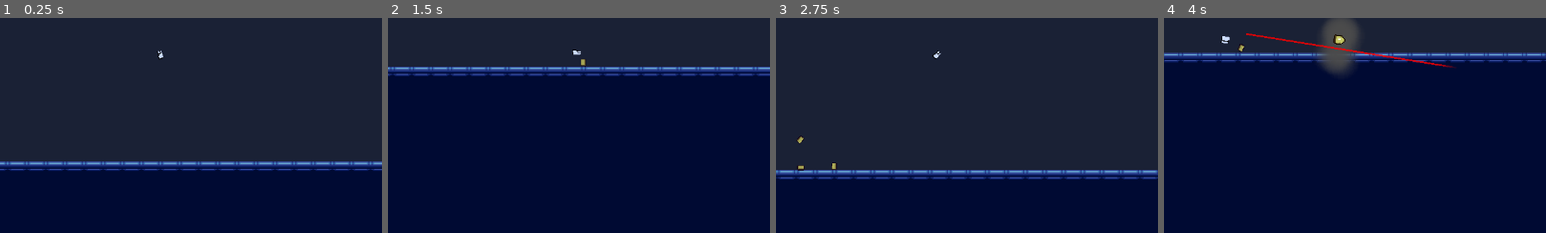
Above: before the commit, frames 1-4 (left to right).
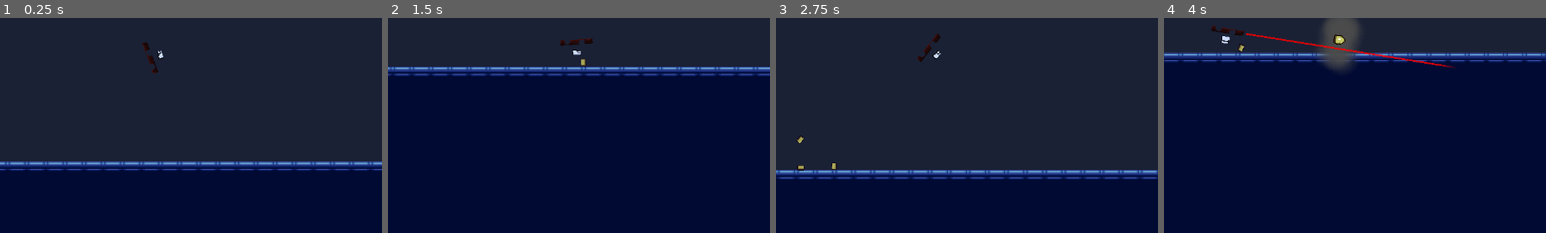
Above: after the commit, the same moments.

Repository: GamesFromANobody/JumpGun
Game: Godot game, scene res://Scenes/Levels/level_grodis2.tscn
The game is run twice, just before and just after one commit, with the same random seed, the same clock (stepped at 60 frames per second) and the same inputs. This scene is started directly instead of the project's main scene.
Inputs (mouse positions are % of the whole screen's width and height, from its top left):
- Up to frame 1 (0.25 s): no input
- Up to frame 2 (1.5 s): move the mouse to (72, 45) at 0.52 s; press the mouse at (72, 45) at 0.53 s; move the mouse to (30, 55) at 1.27 s; release the mouse at (30, 55) at 1.28 s; right-click (30, 55) at 1.35 s
- Up to frame 3 (2.75 s): click (30, 55) at 1.55 s; move the mouse to (60, 28) at 2.02 s; press the mouse at (60, 28) at 2.03 s
- Up to frame 4 (4 s): move the mouse to (45, 70) at 2.77 s; release the mouse at (45, 70) at 2.78 s; click (45, 70) at 2.85 s; move the mouse to (80, 65) at 3.52 s; hold Right mouse button (aimSlowdown) from 3.53 s (still down); click (80, 65) at 3.8 s
The pictures show only the part of the screen within x 29-79%, y 41-91%; the shares and areas given below are measured in that part.

The runs differ from the first frame. In frame 1, 0.1% of the frame differs, in the area x 37-42%, y 11-26%; in frame 2, 0.1%; in frame 3, 0.1%; in frame 4, 0.2%, in the area x 12-45%, y 3-26%.

Commit message:
Animation bullet update

Diff:
--- a/jumpgun/Scenes/Objects/acid_pit.tscn
+++ b/jumpgun/Scenes/Objects/acid_pit.tscn
@@ -7,7 +7,7 @@
 size = Vector2(16, 14)
 
 [node name="Acid Pit" type="Area2D"]
-collision_mask = 5
+collision_mask = 133
 script = ExtResource("1_gc2ir")
 
 [node name="CollisionShape2D" type="CollisionShape2D" parent="."]
--- a/jumpgun/Scenes/Projectiles/bullet.tscn
+++ b/jumpgun/Scenes/Projectiles/bullet.tscn
@@ -6,6 +6,9 @@
 [sub_resource type="CapsuleShape2D" id="CapsuleShape2D_ygnhe"]
 radius = 4.0
 height = 10.0
+
+[sub_resource type="CircleShape2D" id="CircleShape2D_x67gn"]
+radius = 20.0
 
 [node name="Bullet" type="Area2D"]
 collision_layer = 16
@@ -24,4 +27,11 @@
 target_position = Vector2(20, 0)
 collision_mask = 2
 
+[node name="AOE" type="Area2D" parent="."]
+collision_layer = 16
+collision_mask = 12
+
+[node name="CollisionShape2D" type="CollisionShape2D" parent="AOE"]
+shape = SubResource("CircleShape2D_x67gn")
+
 [connection signal="body_entered" from="." to="." method="_on_body_entered"]
--- a/jumpgun/Scenes/player.tscn
+++ b/jumpgun/Scenes/player.tscn
@@ -1,10 +1,169 @@
-[gd_scene load_steps=6 format=3 uid="uid://cbjntngcsfkmj"]
+[gd_scene load_steps=12 format=3 uid="uid://cbjntngcsfkmj"]
 
 [ext_resource type="Script" path="res://Scripts/player.gd" id="1_dvgqa"]
 [ext_resource type="PackedScene" uid="uid://counsjax6jdx4" path="res://Scenes/Particles/shotgun_smoke.tscn" id="2_xtojg"]
-[ext_resource type="Texture2D" uid="uid://bf8wik7pjp7ho" path="res://Import/Textures/Characters/gun-shoot.png" id="3_j0ax0"]
+[ext_resource type="Texture2D" uid="uid://dhn4rk3vndth8" path="res://Import/Textures/Characters/Pistols/glock18-base.png" id="3_tr34p"]
 [ext_resource type="PackedScene" uid="uid://ck8fw6x7e6mjo" path="res://Scenes/UI/hud.tscn" id="4_01w15"]
+[ext_resource type="Texture2D" uid="uid://b8025fuyrfmib" path="res://Import/Textures/Characters/Pistols/glock18-greyscale.png" id="4_a1548"]
 [ext_resource type="Texture2D" uid="uid://2qy753ggpfnh" path="res://Import/Textures/Lights/laserSight.png" id="4_y8v18"]
+
+[sub_resource type="Animation" id="Animation_tppsa"]
+length = 0.001
+tracks/0/type = "value"
+tracks/0/imported = false
+tracks/0/enabled = true
+tracks/0/path = NodePath("Gun:frame")
+tracks/0/interp = 1
+tracks/0/loop_wrap = true
+tracks/0/keys = {
+"times": PackedFloat32Array(0),
+"transitions": PackedFloat32Array(1),
+"update": 1,
+"values": [0]
+}
+tracks/1/type = "value"
+tracks/1/imported = false
+tracks/1/enabled = true
+tracks/1/path = NodePath("Gun/Color:frame")
+tracks/1/interp = 1
+tracks/1/loop_wrap = true
+tracks/1/keys = {
+"times": PackedFloat32Array(0),
+"transitions": PackedFloat32Array(1),
+"update": 1,
+"values": [0]
+}
+tracks/2/type = "value"
+tracks/2/imported = false
+tracks/2/enabled = true
+tracks/2/path = NodePath("ShotSmoke:emitting")
+tracks/2/interp = 1
+tracks/2/loop_wrap = true
+tracks/2/keys = {
+"times": PackedFloat32Array(0),
+"transitions": PackedFloat32Array(1),
+"update": 1,
+"values": [false]
+}
+
+[sub_resource type="Animation" id="Animation_lptx0"]
+resource_name = "Idle"
+length = 0.0333367
+tracks/0/type = "value"
+tracks/0/imported = false
+tracks/0/enabled = true
+tracks/0/path = NodePath("Gun:frame")
+tracks/0/interp = 1
+tracks/0/loop_wrap = true
+tracks/0/keys = {
+"times": PackedFloat32Array(0),
+"transitions": PackedFloat32Array(1),
+"update": 1,
+"values": [0]
+}
+tracks/1/type = "value"
+tracks/1/imported = false
+tracks/1/enabled = true
+tracks/1/path = NodePath("Gun/Color:frame")
+tracks/1/interp = 1
+tracks/1/loop_wrap = true
+tracks/1/keys = {
+"times": PackedFloat32Array(0),
+"transitions": PackedFloat32Array(1),
+"update": 1,
+"values": [0]
+}
+
+[sub_resource type="Animation" id="Animation_ne0a6"]
+resource_name = "Shoot_Generic"
+length = 0.0888911
+step = 0.0222222
+tracks/0/type = "value"
+tracks/0/imported = false
+tracks/0/enabled = true
+tracks/0/path = NodePath("Gun:frame")
+tracks/0/interp = 1
+tracks/0/loop_wrap = true
+tracks/0/keys = {
+"times": PackedFloat32Array(0, 0.0222222, 0.0444444, 0.0666667),
+"transitions": PackedFloat32Array(1, 1, 1, 1),
+"update": 1,
+"values": [3, 4, 5, 0]
+}
+tracks/1/type = "value"
+tracks/1/imported = false
+tracks/1/enabled = true
+tracks/1/path = NodePath("Gun/Color:frame")
+tracks/1/interp = 1
+tracks/1/loop_wrap = true
+tracks/1/keys = {
+"times": PackedFloat32Array(0, 0.0222222, 0.0444444, 0.0666667),
+"transitions": PackedFloat32Array(1, 1, 1, 1),
+"update": 1,
+"values": [3, 4, 5, 0]
+}
+tracks/2/type = "method"
+tracks/2/imported = false
+tracks/2/enabled = true
+tracks/2/path = NodePath(".")
+tracks/2/interp = 1
+tracks/2/loop_wrap = true
+tracks/2/keys = {
+"times": PackedFloat32Array(0.0222222),
+"transitions": PackedFloat32Array(1),
+"values": [{
+"args": [],
+"method": &"spawnCasing"
+}]
+}
+tracks/3/type = "value"
+tracks/3/imported = false
+tracks/3/enabled = true
+tracks/3/path = NodePath("ShotSmoke:emitting")
+tracks/3/interp = 1
+tracks/3/loop_wrap = true
+tracks/3/keys = {
+"times": PackedFloat32Array(0),
+"transitions": PackedFloat32Array(1),
+"update": 1,
+"values": [true]
+}
+
+[sub_resource type="Animation" id="Animation_tesyg"]
+resource_name = "Aim_Generic"
+length = 0.0333367
+tracks/0/type = "value"
+tracks/0/imported = false
+tracks/0/enabled = true
+tracks/0/path = NodePath("Gun:frame")
+tracks/0/interp = 1
+tracks/0/loop_wrap = true
+tracks/0/keys = {
+"times": PackedFloat32Array(0),
+"transitions": PackedFloat32Array(1),
+"update": 1,
+"values": [6]
+}
+tracks/1/type = "value"
+tracks/1/imported = false
+tracks/1/enabled = true
+tracks/1/path = NodePath("Gun/Color:frame")
+tracks/1/interp = 1
+tracks/1/loop_wrap = true
+tracks/1/keys = {
+"times": PackedFloat32Array(0),
+"transitions": PackedFloat32Array(1),
+"update": 1,
+"values": [6]
+}
+
+[sub_resource type="AnimationLibrary" id="AnimationLibrary_77ow3"]
+_data = {
+"Aim_Generic": SubResource("Animation_tesyg"),
+"Idle_Generic": SubResource("Animation_lptx0"),
+"RESET": SubResource("Animation_tppsa"),
+"Shoot_Generic": SubResource("Animation_ne0a6")
+}
 
 [node name="Player" type="RigidBody2D"]
 process_mode = 1
@@ -13,17 +172,30 @@
 angular_damp = 10.0
 script = ExtResource("1_dvgqa")
 
+[node name="GunAnimations" type="AnimationPlayer" parent="."]
+libraries = {
+"": SubResource("AnimationLibrary_77ow3")
+}
+
 [node name="ShotSmoke" parent="." instance=ExtResource("2_xtojg")]
 self_modulate = Color(0.470076, 0.470076, 0.470076, 1)
-position = Vector2(30, -5)
+position = Vector2(30, -8)
 initial_velocity_min = 600.0
 initial_velocity_max = 700.0
 
 [node name="Gun" type="Sprite2D" parent="."]
 position = Vector2(0, -1)
 scale = Vector2(0.7, 0.7)
-texture = ExtResource("3_j0ax0")
+texture = ExtResource("3_tr34p")
 hframes = 3
+vframes = 3
+
+[node name="Color" type="Sprite2D" parent="Gun"]
+modulate = Color(0.58, 0.1508, 0.1508, 1)
+scale = Vector2(1, 1)
+texture = ExtResource("4_a1548")
+hframes = 3
+vframes = 3
 
 [node name="LaserSight" type="Sprite2D" parent="Gun"]
 self_modulate = Color(1, 0, 0, 1)
@@ -31,6 +203,7 @@
 texture = ExtResource("4_y8v18")
 
 [node name="CollisionBox" type="CollisionPolygon2D" parent="."]
+visible = false
 polygon = PackedVector2Array(-6, 11, -12, 11, -15, 8, -15, 6, -11, 0, -11, -5, -13, -6, -13, -11, -11, -12, 14, -12, 17, -10, 17, -6, 14, -4, 7, -4, 7, 0, 5, 1, -3, 1, -5, 6)
 
 [node name="Camera2D" type="Camera2D" parent="."]
@@ -40,7 +213,7 @@
 position = Vector2(18, -9)
 
 [node name="Chamber" type="Marker2D" parent="."]
-position = Vector2(2, -8)
+position = Vector2(0, -8)
 
 [node name="Velocity" type="RayCast2D" parent="."]
 
Not shown: 1 places in jumpgun/Scenes/Projectiles/bullet.tscn that only renumber resources
